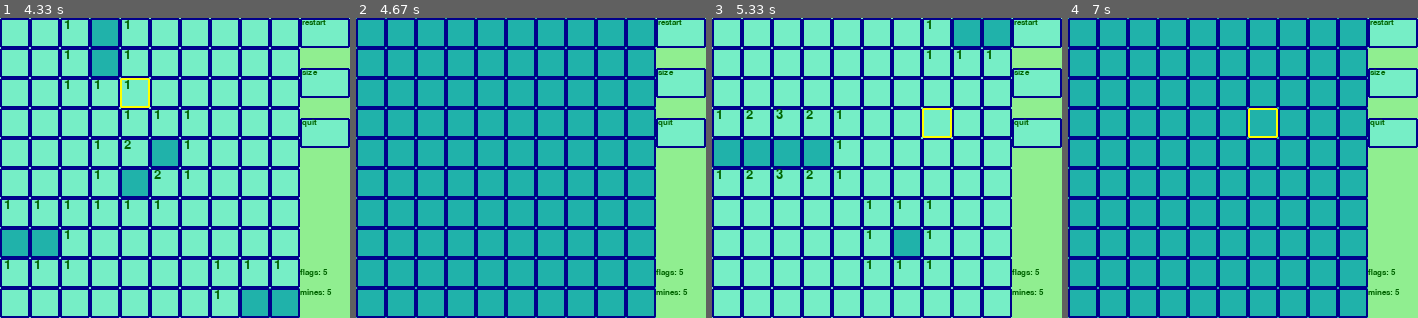
Above: before the commit, frames 1-4 (left to right).
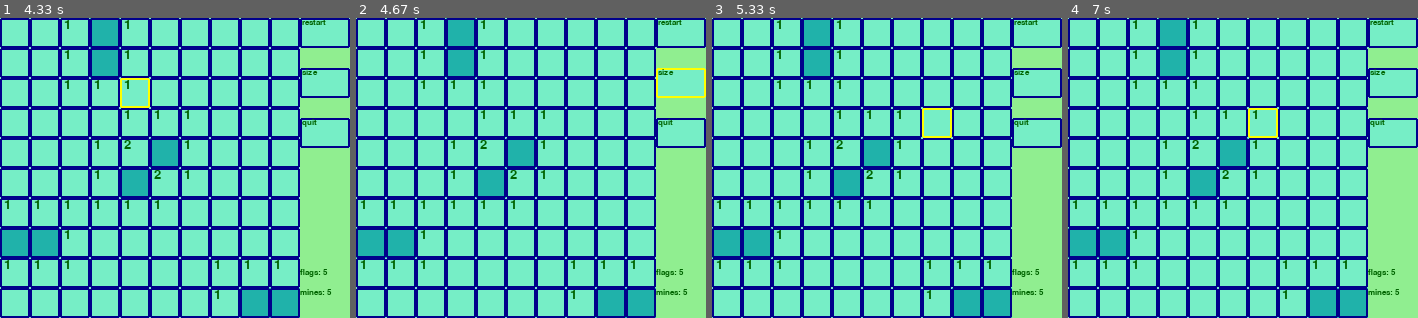
Above: after the commit, the same moments.

Repository: Deeroil/ot-harjoitustyo
Game: pygame game, started from src/index.py
Same seed, same stepped clock (60 frames per second), same inputs: the game is played once before the commit and once after it.
Inputs (mouse positions are in pixels of both pictures, inside the frame that each line leads up to):
- Up to frame 1 (4.33 s): press the mouse at (45, 63) at 0.37 s; move the mouse to (56, 150) at 0.47 s; release the mouse at (66, 237) at 0.6 s; press the mouse at (73, 63) at 0.7 s; move the mouse to (136, 147) at 0.8 s; release the mouse at (199, 231) at 0.93 s; click (105, 33) at 1.05 s; press the mouse at (73, 63) at 1.87 s; move the mouse to (73, 87) at 1.97 s; release the mouse at (73, 111) at 2.1 s; press the mouse at (255, 33) at 2.2 s; move the mouse to (234, 57) at 2.3 s; release the mouse at (213, 81) at 2.43 s; press the mouse at (196, 123) at 2.53 s; move the mouse to (122, 105) at 2.63 s; release the mouse at (52, 87) at 2.77 s; press the mouse at (224, 123) at 2.87 s; move the mouse to (245, 102) at 2.97 s; release the mouse at (262, 84) at 3.1 s; press the mouse at (136, 93) at 3.2 s; move the mouse to (168, 120) at 3.3 s; release the mouse at (203, 150) at 3.43 s; press the mouse at (136, 33) at 3.53 s; move the mouse to (119, 108) at 3.63 s; release the mouse at (101, 180) at 3.77 s; press the mouse at (255, 33) at 3.87 s; move the mouse to (196, 144) at 3.97 s; release the mouse at (136, 258) at 4.1 s; press the mouse at (45, 33) at 4.2 s; move the mouse to (129, 99) at 4.3 s
- Up to frame 2 (4.67 s): release the mouse at (566, 162) at 4.43 s; click (664, 72) at 4.55 s
- Up to frame 3 (5.33 s): press the mouse at (908, 63) at 4.87 s; move the mouse to (925, 102) at 4.97 s; release the mouse at (946, 141) at 5.1 s; press the mouse at (936, 33) at 5.2 s; move the mouse to (950, 117) at 5.3 s
- Up to frame 4 (7 s): release the mouse at (1316, 204) at 5.43 s; press the mouse at (1232, 63) at 5.53 s; move the mouse to (1225, 87) at 5.63 s; release the mouse at (1218, 111) at 5.77 s; press the mouse at (1204, 33) at 5.87 s; move the mouse to (1264, 57) at 5.97 s; release the mouse at (1327, 78) at 6.1 s; press the mouse at (1141, 33) at 6.2 s; move the mouse to (1243, 48) at 6.3 s; release the mouse at (1341, 63) at 6.43 s; press the mouse at (1351, 33) at 6.53 s; move the mouse to (1362, 57) at 6.63 s; release the mouse at (1372, 81) at 6.77 s; press the mouse at (1204, 63) at 6.87 s; move the mouse to (1260, 120) at 6.97 s

Frame 1 is identical in both runs. In frame 2, 60% of the frame differs, in the area x 0-100%, y 0-100%; in frame 3, 11%; in frame 4, 60%.

Commit message:
Refactor to functions, add docstrings

Diff:
--- a/src/ui/pygame_ui.py
+++ b/src/ui/pygame_ui.py
@@ -5,12 +5,16 @@
 
 
 # TODO:
-# Visual:
-#   - show amount of flags ("mines") left
 # choices: some other than only one size of grid
 
 class GUI:
     """Class for graphical interface for Minesweeper.
+
+        Attributes:
+            grid: a Grid object for Minesweeper
+            msweep: a Minesweeper object
+            tiles: a list of Tile objects for making an interactable grid in the UI
+            menu: a list of Tile objects for sidebar buttons
     """
 
     def __init__(self):
@@ -23,7 +27,17 @@
 
         pygame.init()
 
-        # fill tiles
+        self.init_tiles(size)
+        self.init_menu()
+
+    def init_tiles(self, size):
+        """Initializes list "tiles" which makes the game grid.
+
+            Makes a list of tiles so an nxn grid can be drawn.
+
+            Args:
+                size: width of an nxn grid
+        """
         for y in range(size):
             for x in range(size):
                 index = x + y*self.grid.width
@@ -31,7 +45,10 @@
                 t = Tile(rec, index)
                 self.tiles.append(t)
 
-        # fill menu
+    def init_menu(self):
+        """Initializes list "menu" which makes the side bar buttons.
+
+        """
         i = 0
         values = ["restart", "size", "quit"]
         for x in [0,50, 100]:
@@ -41,24 +58,37 @@
             self.menu.append(button)
             i += 1
 
-    def open_tile(self, mouse_pos):
+    def handle_tile_click(self, mouse_pos):
+        """Handles grid tile left clicks.
+
+            Adds clicked tile to opened tiles and changes
+            the value of the tile object to the value of the grid.
+
+            Args:
+                mouse_pos: mouse position event, event.pos
+        """
         for i in range(len(self.tiles)):
             if self.tiles[i].rect.collidepoint(mouse_pos):
                 self.msweep.add_shown_tiles(i)
                 self.tiles[i].value = str(self.msweep.get_shown_tile(i))
 
-        self.click_menu(mouse_pos)
-
-    def click_menu(self, mouse_pos):
+    def handle_menu(self, mouse_pos):
+        """Handles menu button left clicks.
+
+            Handles restart, size and quit buttons of the side bar.
+            Right now the "size" doesn't work.
+
+            Args:
+                mouse_pos: mouse position event, event.pos
+
+        """
         for i in range(len(self.menu)):
             if self.menu[i].rect.collidepoint(mouse_pos):
                 if self.menu[i].value == "restart":
-                    print("clicked restart")
                     self.__init__()
 
                 elif self.menu[i].value == "size":
-                    print("clicked size")
-                    self.__init__()
+                    print("clicked size, nothing happened")
 
                 elif self.menu[i].value == "quit":
                     print("clicked quit")
@@ -66,6 +96,13 @@
                     raise SystemExit
 
     def toggle_flag(self, mouse_pos):
+        """Toggles flag on/off in a tile if mouse position is correct.
+
+            Doesn't add a flag if can't be added (because of Minesweeper-class methods).
+
+            Args:
+                mouse_pos: mouse position event, event.pos
+        """
         for i in range(len(self.tiles)):
             if self.tiles[i].rect.collidepoint(mouse_pos):
                 if i in self.msweep.flags:
@@ -74,56 +111,98 @@
                     self.msweep.set_flag(i)
                 self.tiles[i].value = self.msweep.get_shown_tile(i)
 
-                if self.tiles[i].value == "_":
-                    self.tiles[i].value = ""
-
     def draw_tiles(self, screen):
-         for t in self.tiles:
-                t.value = str(self.msweep.get_shown_tile(t.index))
-
-                if t.value == "F":
-                    pygame.draw.rect(screen, "lightseagreen", t.rect)
-                elif t.value == "_":
-                    if t.value == "_":
-                        t.value = ""
-                    pygame.draw.rect(screen, "lightseagreen", t.rect)
-                else:
-                    pygame.draw.rect(screen, "aquamarine2", t.rect)
-
-                if t.value == "0":
-                    t.value = " "
-
-                # border
-                pygame.draw.rect(screen, t.color, t.rect, width=2, border_radius=2,
-                                 border_top_left_radius=-1, border_top_right_radius=-1,
-                                 border_bottom_left_radius=-1, border_bottom_right_radius=-1)
-
-                shown = " " + t.value
-                screen.blit(t.font.render(shown, True, "darkgreen"), t.rect)
+        """Draws the tiles of the game grid on the GUI.
+
+            Also sets the borders and tile values as is supposed to.
+
+            Args:
+                screen: pygame display
+        """
+        for t in self.tiles:
+            t.value = str(self.msweep.get_shown_tile(t.index))
+            t.draw_tile(screen)
+            t.draw_border(screen)
+
+            if t.value == "0":
+                t.value = " "
+            shown = " " + t.value
+            screen.blit(t.font.render(shown, True, "darkgreen"), t.rect)
+
+    def blit_menu(self, screen, shown, rect):
+        """Blits the screen right font size for menu.
+
+            Adds text to a rectangle with Comic Sans, in dark green.
+
+            Args:
+                screen: pygame display
+                shown: string with the text for the rectangle
+                rect: rectangle size and position
+
+        """
+        screen.blit(pygame.font.SysFont('Comic Sans', 13).render(shown, True, "darkgreen"), rect)
 
     def draw_menu(self, screen):
+        """Draws menu buttons on the side bar.
+
+            Args:
+                screen: pygame display
+
+        """
         for t in self.menu:
-            pygame.draw.rect(screen, "aquamarine2", t.rect)
-            pygame.draw.rect(screen, t.color, t.rect, width=2, border_radius=2,
-                                    border_top_left_radius=-1, border_top_right_radius=-1,
-                                    border_bottom_left_radius=-1, border_bottom_right_radius=-1)
-
+            t.draw_tile(screen)
+            t.draw_border(screen)
             shown = " " + t.value
-            screen.blit(pygame.font.SysFont('Comic Sans', 13).render(shown, True, "darkgreen"), t.rect)
+            self.blit_menu(screen, shown, t.rect)
 
     def draw_stats(self, screen):
-        """waa.
-        """
-
+        """Shows the current amount of flags and total amount of mines on the side bar.
+
+            Args:
+                screen: pygame display
+        """
         flags_left = self.grid.mines - len(self.msweep.flags)
         shown = f"flags: {flags_left}"
-        screen.blit(pygame.font.SysFont('Comic Sans', 13).render(shown, True, "darkgreen"), pygame.Rect(300, 250, 50, 30))
+        self.blit_menu(screen, shown, pygame.Rect(300, 250, 50, 30))
 
         shown = f"mines: {self.msweep.grid.mines}"
-        screen.blit(pygame.font.SysFont('Comic Sans', 13).render(shown, True, "darkgreen"), pygame.Rect(300, 270, 50, 30))
-
+        self.blit_menu(screen, shown, pygame.Rect(300, 270, 50, 30))
+
+    def handle_loss(self, screen):
+        """Marks the losing tile red with an X, and starts the game over after a while.
+
+            Args:
+                screen: pygame display
+        """
+        losing_tiles = [obj for obj in self.tiles if obj.value == "9"]
+        tile = losing_tiles[0]
+
+        pygame.draw.rect(screen, "darkred", tile.rect)
+        screen.blit(tile.font.render(
+            "X", True, "black"), tile.rect)
+        pygame.display.flip()
+        pygame.time.delay(1000)
+        self.__init__()
+
+    def handle_win(self, screen):
+        """Draws a happy face in the side bar and starts the game over after a while.
+
+            Args:
+                screen: pygame display
+        """
+        rect = (300, 150, 50, 50)
+        pygame.draw.rect(screen, "green", rect)
+        screen.blit(pygame.font.SysFont('Comic Sans', 30).render(
+            ":)", True, "black"), rect)
+
+        pygame.display.flip()
+        pygame.time.delay(1500)
+        self.__init__()
 
     def pygame_loop(self):
+        """ Runs the game loop and the game.
+
+        """
         screen = pygame.display.set_mode([350, 300])
         clock = pygame.time.Clock()
         pygame.display.set_caption("Minesweeper")
@@ -136,7 +215,8 @@
 
                 # left click
                 if event.type == pygame.MOUSEBUTTONUP and event.button == 1:
-                    self.open_tile(event.pos)
+                    self.handle_tile_click(event.pos)
+                    self.handle_menu(event.pos)
 
                 # right click
                 if event.type == pygame.MOUSEBUTTONUP and event.button == 3:
@@ -151,34 +231,15 @@
                         i.handle_hover(mouse_pos)
 
             screen.fill("lightgreen")
-
             self.draw_menu(screen)
-
             self.draw_tiles(screen)
-
             self.draw_stats(screen)
 
             if self.msweep.check_loss():
-                losing_tiles = [obj for obj in self.tiles if obj.value == "9"]
-                tile = losing_tiles[0]
-
-                pygame.draw.rect(screen, "darkred", tile.rect)
-                screen.blit(tile.font.render(
-                    "X", True, "black"), tile.rect)
-                pygame.display.flip()
-                pygame.time.delay(1000)
-                self.__init__()
-                # return
+                self.handle_loss(screen)
 
             if self.msweep.check_win():
-                rect = (300, 150, 50, 50)
-                pygame.draw.rect(screen, "green", rect)
-                screen.blit(pygame.font.SysFont('Comic Sans', 30).render(
-                    ":)", True, "black"), rect)
-
-                pygame.display.flip()
-                pygame.time.delay(1500)
-                self.__init__()
+                self.handle_win(screen)
 
             pygame.display.flip()
             clock.tick(60)
--- a/src/ui/tile.py
+++ b/src/ui/tile.py
@@ -2,15 +2,57 @@
 
 
 class Tile:
+    """Tile for making a minesweeper grid and buttons.
+
+        A rectangle to draw, with a border that changes color on hover.
+        Used for game grid and menu buttons.
+
+        Attributes:
+            rect: a rectangle (x, y, width, height)
+            border_color: current color of the border, yellow on hover.
+            value: string to be shown on the UI.
+            index: index of the Tile in a list, or the index corresponding this tile
+            font: font used in the Tile.
+    """
     def __init__(self, rect, i):
         self.rect = rect
-        self.color = "darkblue"
+        self.border_color = "darkblue"
         self.value = ""
         self.index = i
         self.font = pygame.font.SysFont('Comic Sans', 20)
 
+    def draw_tile(self, screen):
+        """Draws tile without values, color depends on the value.
+
+            Args:
+                screen: pygame display
+        """
+        if self.value == "F":
+            pygame.draw.rect(screen, "lightseagreen", self.rect)
+        elif self.value == "_":
+            if self.value == "_":
+                self.value = ""
+            pygame.draw.rect(screen, "lightseagreen", self.rect)
+        else:
+            pygame.draw.rect(screen, "aquamarine2", self.rect)
+
+    def draw_border(self, screen):
+        """Draws the tile border with the current color.
+
+            Args:
+                screen: pygame display
+        """
+        pygame.draw.rect(screen, self.border_color, self.rect, width=2, border_radius=2,
+                    border_top_left_radius=-1, border_top_right_radius=-1,
+                    border_bottom_left_radius=-1, border_bottom_right_radius=-1)
+
     def handle_hover(self, mouse_pos):
+        """Changes Tile border color on hover.
+
+            Args:
+                mouse_pos: mouse position, event.pos
+        """
         if self.rect.collidepoint(mouse_pos):
-            self.color = "yellow"
+            self.border_color = "yellow"
         else:
-            self.color = "darkblue"
+            self.border_color = "darkblue"
